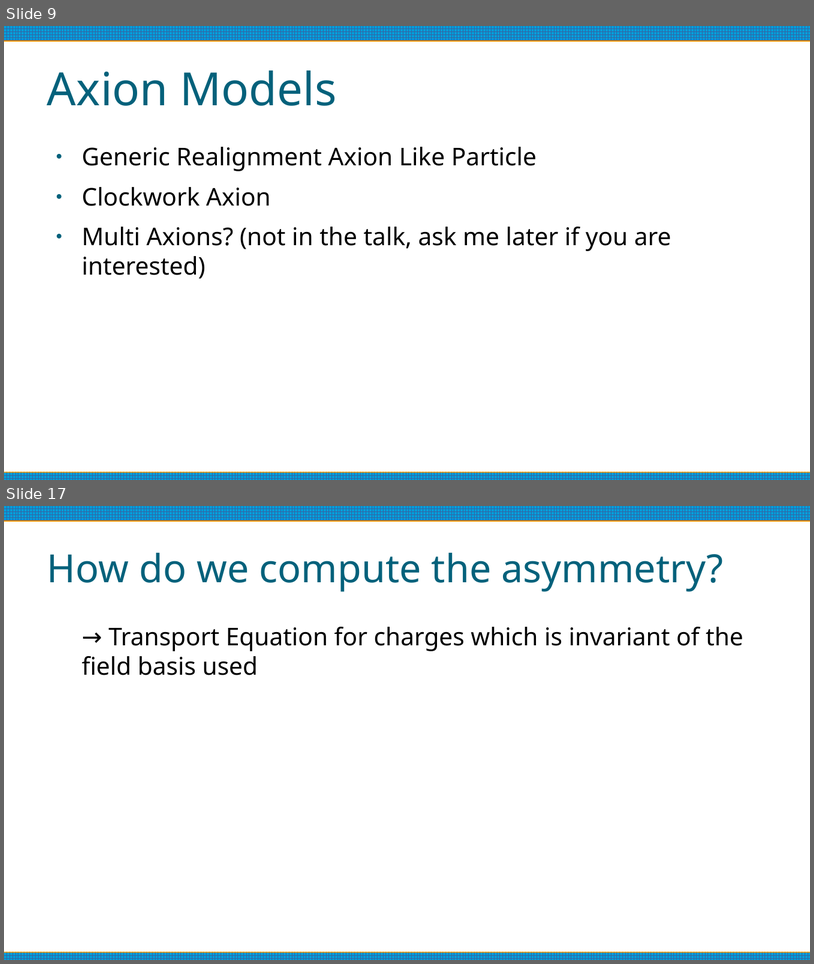
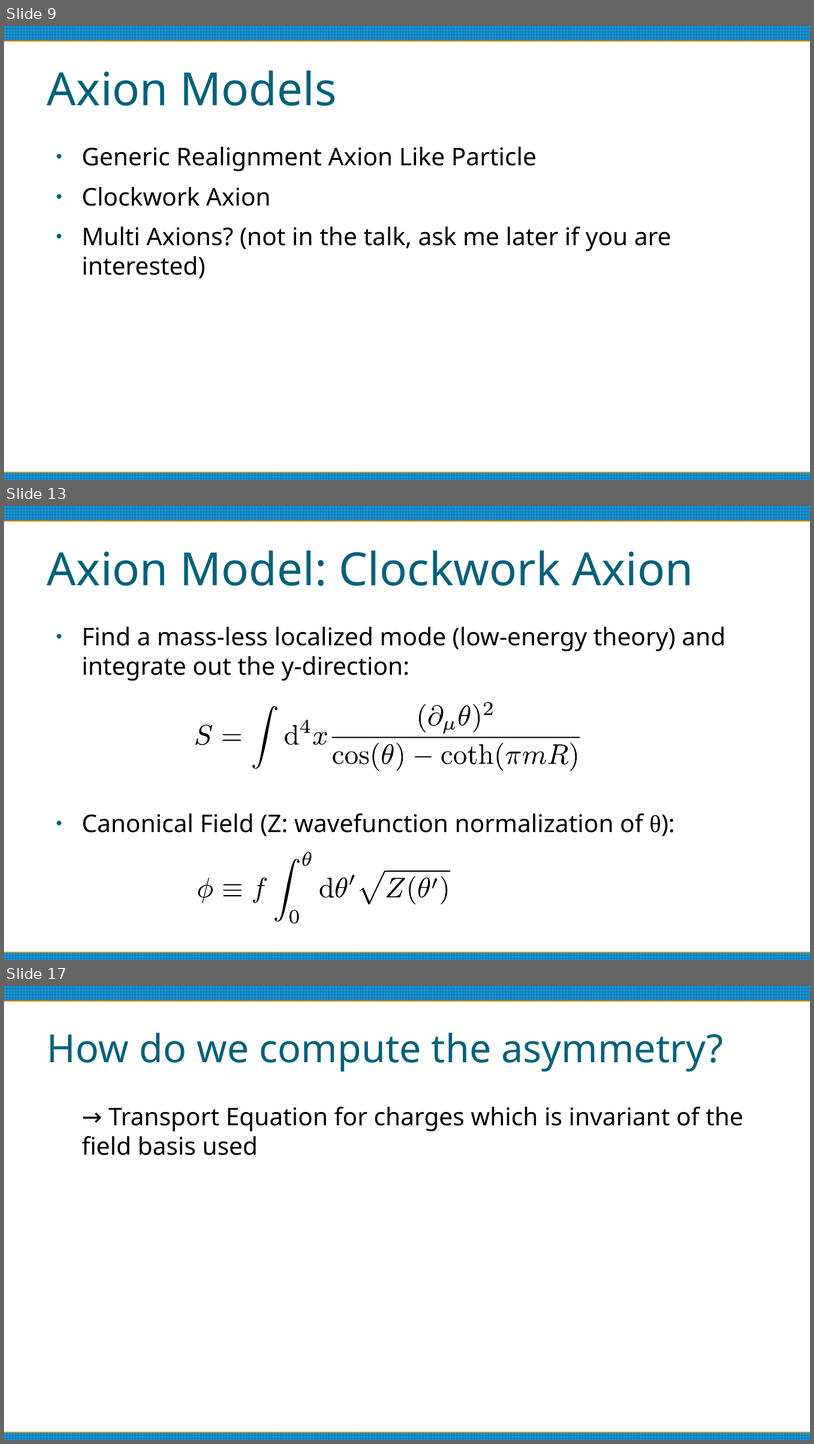
Before and after one commit to anna-jana/masters-project, a slide deck: reports/thesis-talk/presentation.odp. Shown one above the other, each under a label of ours: slides 9 and 17 before the commit, slides 9, 13 and 17 after it; the slides between them are not shown. The pictures are 814x964 and 814x1444 pixels, drawn with LibreOffice and Linux fonts; fonts in the diff are those of the drawing. Boxes give left, top, right and bottom in pixels: in the first picture for what was removed or moved away, otherwise in the second. Text is boxed around its words. In the diff, an @@ line names an element or a change of style, - is before the commit and + after.

```diff
--- a/reports/thesis-talk/presentation.odp
+++ b/reports/thesis-talk/presentation.odp
@@ slide 13 added at [4, 506, 810, 960], background #FFFFFF; not listed: 2 template elements that a slide beside it also shows @@
@@ title added at [47, 550, 694, 586], 45 pt, text #04617B @@
+Axion Model: Clockwork Axion
@@ text added at [82, 627, 726, 836], 24 pt, text #000000 @@
+● Find a mass-less localized mode (low-energy theory) and integrate out the y-direction:
+● Canonical Field (Z: wavefunction normalization of θ):
@@ group added at [196, 702, 580, 771]: 30 freeform shapes @@
@@ group added at [198, 852, 450, 924]: 17 freeform shapes @@
```
Also in this commit, not shown: 13 slides changed, 1 other slide added, 1 slide removed.
